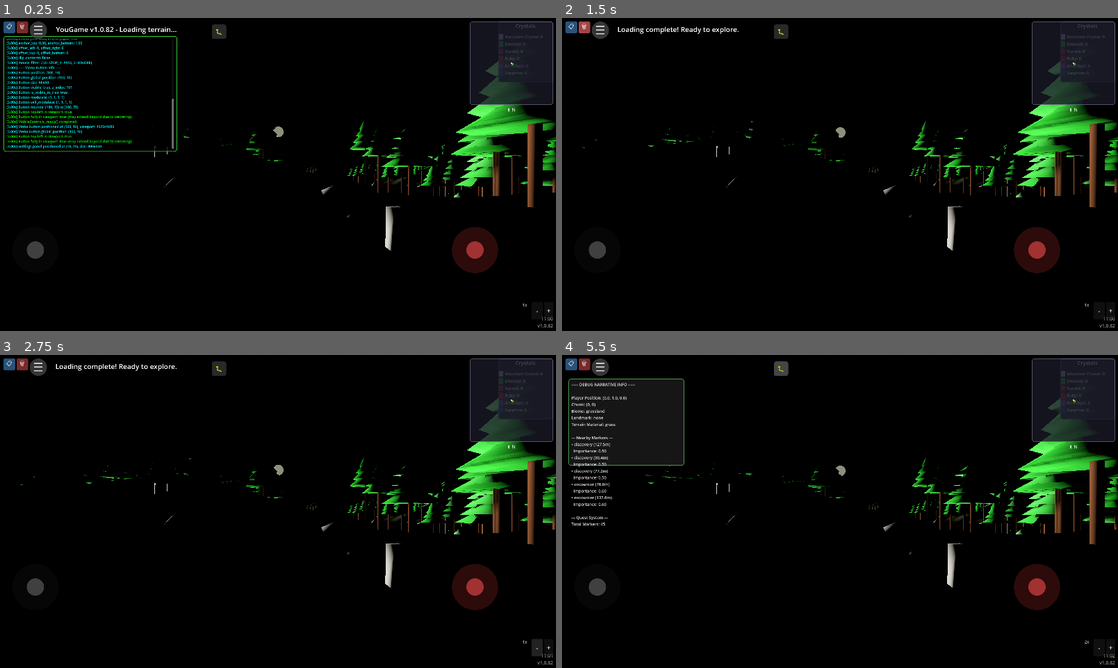
Above: before the commit, frames 1-4 (two rows, left to right).
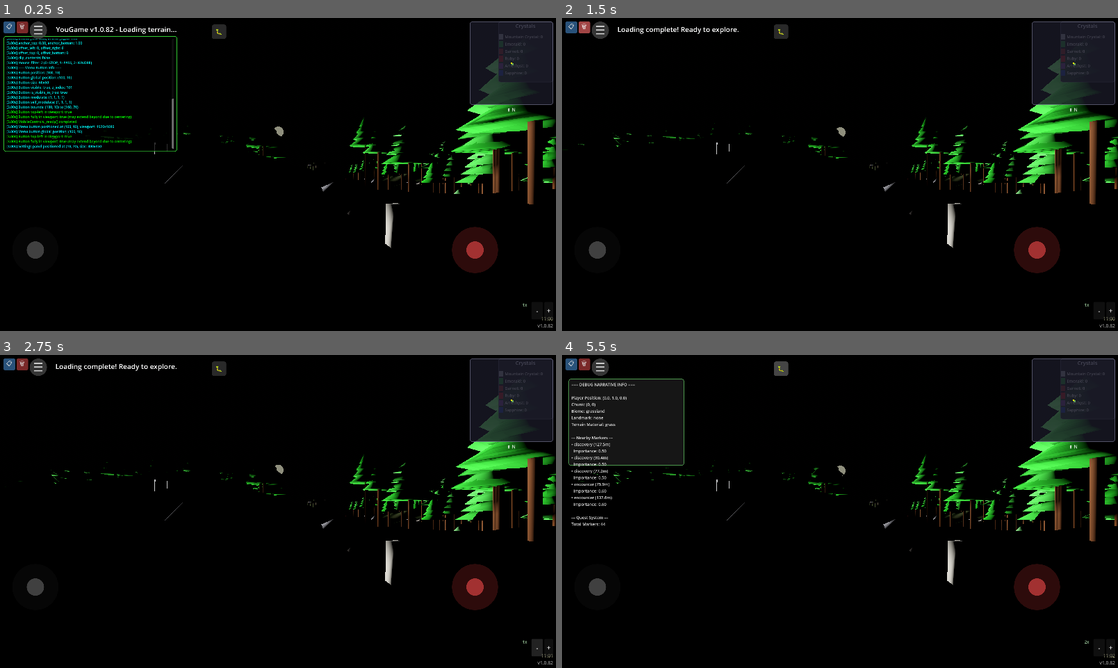
Above: after the commit, the same moments.

Repository: felix-dieterle/YouGame_godot4_public
Game: Godot game, scene res://scenes/main.tscn
The game is run twice, just before and just after one commit, with the same random seed, the same clock (stepped at 60 frames per second) and the same inputs.
Inputs:
- Up to frame 1 (0.25 s): no input
- Up to frame 2 (1.5 s): click "📋" at 0.5 s; click "🗑" at 1.25 s
- Up to frame 3 (2.75 s): click "-" at 2 s
- Up to frame 4 (5.5 s): click "+" at 2.75 s; click "☰" at 3.5 s; click "▶ Resume Game" at 4.25 s; click "🐛" at 5 s

The runs differ from the first frame. In frame 1, 2.7% of the frame differs, in the area x 3-100%, y 12-75%; in frame 2, 2.8%, in the area x 0-100%, y 12-75%; in frame 3, 2.7%; in frame 4, 2.8%.

Commit message:
Add subtle directional gradient to terrain generation
Co-authored-by: felix-dieterle <1490062+felix-dieterle@users.noreply.github.com>

Diff:
--- a/scripts/chunk.gd
+++ b/scripts/chunk.gd
@@ -39,6 +39,10 @@
 const HEIGHT_RANGE = 10.0  # Maximum height variation from noise (±10 units)
 const HEIGHT_COLOR_DIVISOR = HEIGHT_RANGE * 4.0  # Normalizes height to color range
 const PATH_ELEVATION_OFFSET = 0.01  # Minimal offset to prevent z-fighting, path as ground texture
+
+# Directional gradient constants
+const GRADIENT_DIRECTION = Vector2(0, 1)  # Direction of terrain slope (Z-axis / north)
+const GRADIENT_STRENGTH = 0.015  # Subtle gradient: 0.015 units per world unit = ~0.86° slope
 
 # Path colors - subtle earth tones as ground texture variation
 const BRANCH_PATH_COLOR = Color(0.52, 0.48, 0.38)  # Subtle dirt path
@@ -221,7 +225,13 @@
                 height_multiplier = 5.0
                 height_offset = -3.0
 
+            # Calculate base height from noise
             var height = noise.get_noise_2d(world_x, world_z) * height_multiplier + height_offset
+
+            # Add subtle directional gradient
+            var gradient_offset = (world_x * GRADIENT_DIRECTION.x + world_z * GRADIENT_DIRECTION.y) * GRADIENT_STRENGTH
+            height += gradient_offset
+
             heightmap[z * (RESOLUTION + 1) + x] = height
 
 func _calculate_walkability() -> void:
@@ -1329,7 +1339,13 @@
                 height_multiplier = 5.0
                 height_offset = -3.0
 
+            # Calculate base height from noise
             var height = noise.get_noise_2d(world_x, world_z) * height_multiplier + height_offset
+
+            # Add subtle directional gradient (same as in _generate_heightmap)
+            var gradient_offset = (world_x * GRADIENT_DIRECTION.x + world_z * GRADIENT_DIRECTION.y) * GRADIENT_STRENGTH
+            height += gradient_offset
+
             total_height += height
 
     return total_height / (samples * samples)
Not shown, added: DIRECTIONAL_GRADIENT_IMPLEMENTATION.md
